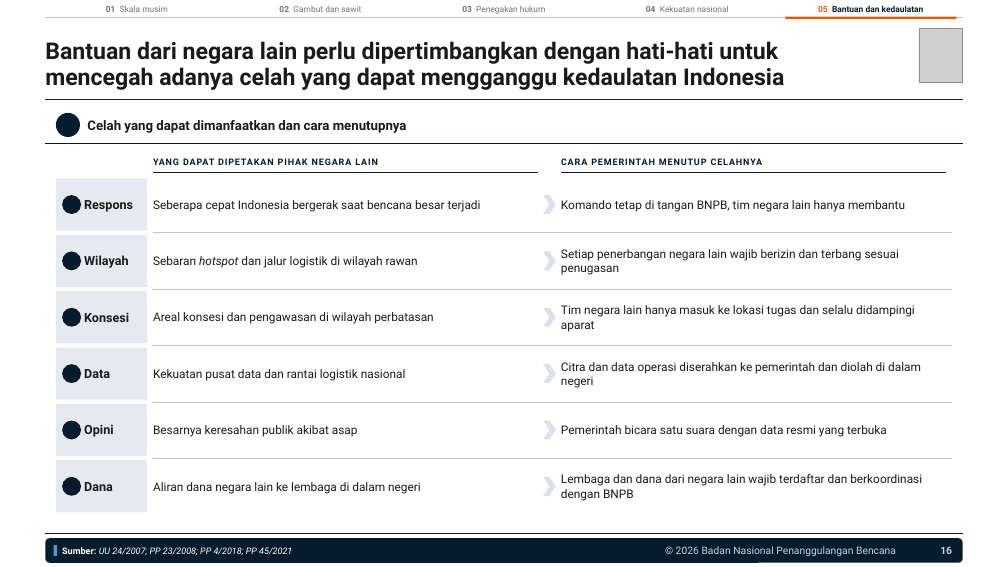
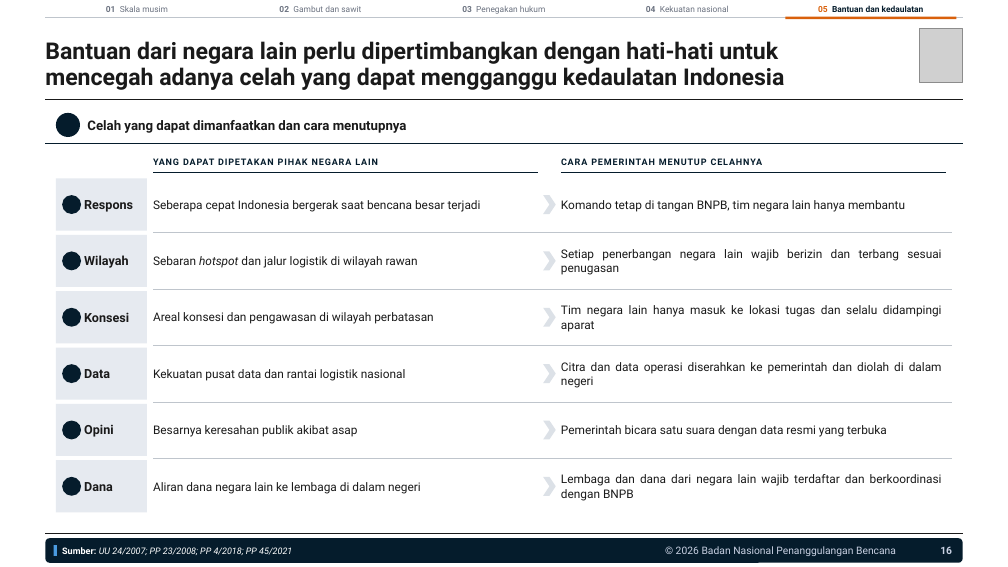
Before and after one commit to terasurbannetwork/poskokarhutla, a slide deck: slide 16 of data/laporan-bnpb/narasi-publik-karhutla-041126/Brief Narasi Publik Karhutla 041126.pptx. Drawn at 1008x567 pixels with LibreOffice and Linux fonts; fonts in the diff are those of the drawing; grey boxes stand for pictures; background and template pictures are left out. Boxes give left, top, right and bottom in pixels: in the first picture for what was removed or moved away, otherwise in the second. Text is boxed around its words. In the diff, an @@ line names an element or a change of style, - is before the commit and + after.

```diff
--- a/data/laporan-bnpb/narasi-publik-karhutla-041126/Brief Narasi Publik Karhutla 041126.pptx
+++ b/data/laporan-bnpb/narasi-publik-karhutla-041126/Brief Narasi Publik Karhutla 041126.pptx
@@ alignment left to justified in 4 elements at (561, 249, 941, 275), (561, 305, 942, 332), (561, 362, 942, 388), (561, 474, 942, 501) @@
```
Also in this commit, not shown: 1 other slide changed, 4 other files.
